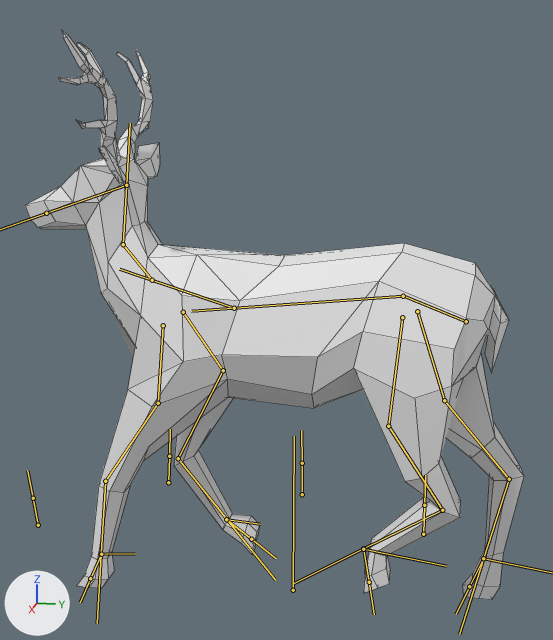
A saved change to the FBX model Assets/Art/Meshes/deerM.fbx.
The view is the same before and after, from a 50 mm camera at (2.49, 0.43, 1.65) aimed at (-0.02, -0.07, 1.02). Arrows for +X, +Y and +Z are at lower left; the lights stay in place. Both versions are drawn at frame 11 of the action 'Armature|walk2'; the numbers are the values there. The bones that bend it are drawn over the model as lines. Mesh edges are drawn as thin lines.

The first picture shows 'deerM'.
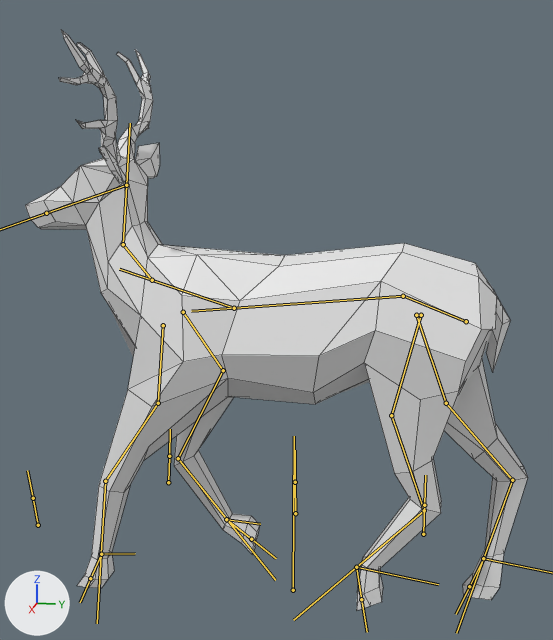
What differs and where, as boxes (x1, y1, x2, y2) in the pictures (553 x 640 px):
'deerM', posed
    before: (25, 30, 524, 600)
    after: (25, 30, 528, 610)
bone 'BackLeg.004.L', root to tip
    before: (363, 549) to (369, 582)
    after: (356, 567) to (361, 599)
bone 'BackLeg.001.L', root to tip
    before: (402, 317) to (388, 426)
    after: (421, 315) to (391, 415)
bone 'BackLeg.002.L', root to tip
    before: (388, 426) to (442, 510)
    after: (391, 415) to (424, 510)
bone 'BackLeg.003.L', root to tip
    before: (442, 510) to (363, 548)
    after: (424, 510) to (356, 567)
bone 'BackLeg.001.R', root to tip
    before: (417, 311) to (444, 400)
    after: (416, 315) to (446, 403)
bone 'BackLeg.003.R', root to tip
    before: (509, 479) to (483, 558)
    after: (512, 480) to (483, 558)

What the commit changed:
Bone 'BackLeg.004.L' (bone_backleg_004_l) moves from (0.0, -0.03, -0.287) to (0.0, 0.046, -0.285).
Bone 'BackLeg.001.L' (bone_backleg_001_l) moves from (-0.004, 0.018, -0.027) to (0.017, 0.004, 0.028).
Bone 'BackLeg.001.L' (bone_backleg_001_l) turns from (-4, 1, -10) to (-12, 2, 6) degrees about its own x, y and z.
Bone 'BackLeg.002.L' (bone_backleg_002_l) turns from (11, 5, 15) to (7, -1, -6) degrees about its own x, y and z.
Bone 'BackLeg.003.L' (bone_backleg_003_l) turns from (-56, 1, 2) to (-35, -2, -3) degrees about its own x, y and z.
Bone 'BackLeg.001.R' (bone_backleg_001_r) moves from (0.001, 0.05, 0.016) to (0.002, 0.062, 0.013).
Bone 'BackLeg.001.R' (bone_backleg_001_r) turns from (19, -3, -1) to (20, -3, -1) degrees about its own x, y and z.
Bone 'BackLeg.003.R' (bone_backleg_003_r) turns from (-27, 0, 0) to (-31, 0, 0) degrees about its own x, y and z.
